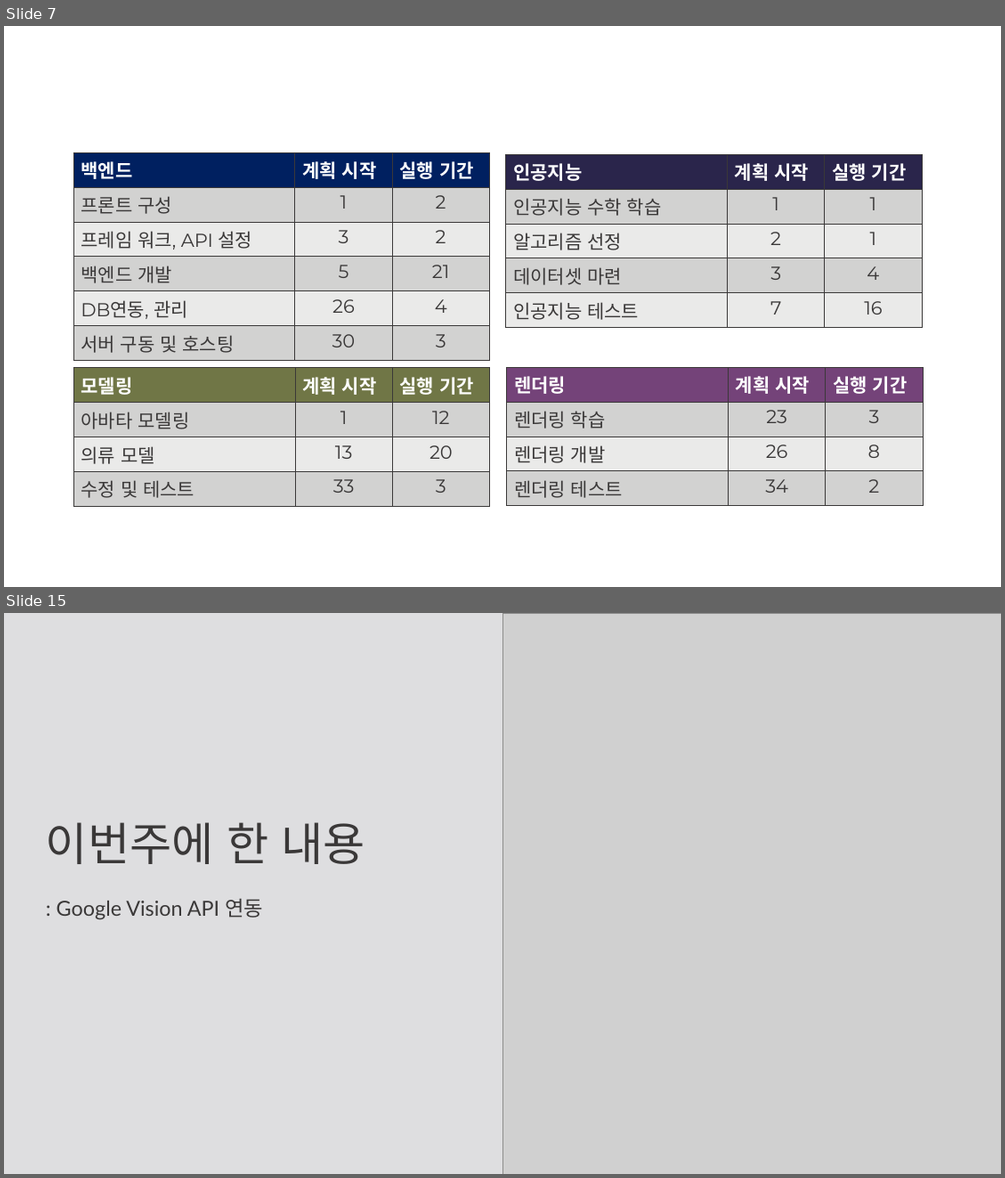
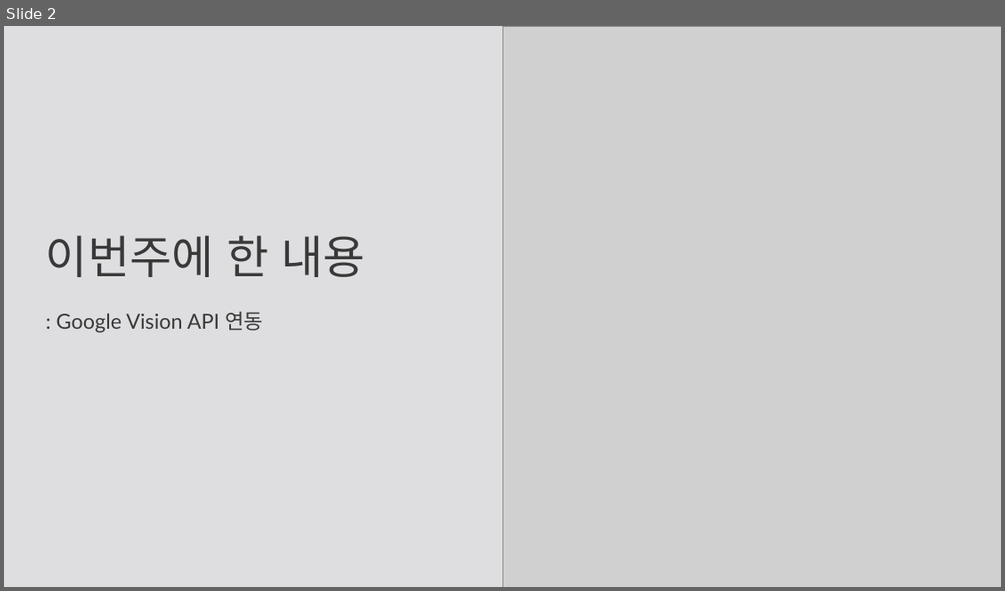
Before and after one commit to weaknessHero/Project_AvatarS, a slide deck: 발표자료/업데이트/LJJppt.pptx. Shown one above the other, each under a label of ours: slides 7 and 15 before the commit, slide 2 after it; the slides between them are not shown. The pictures are 1005x1178 and 1005x591 pixels, drawn with LibreOffice and Linux fonts; fonts in the diff are those of the drawing; grey boxes stand for pictures. Boxes give left, top, right and bottom in pixels: in the first picture for what was removed or moved away, otherwise in the second. Text is boxed around its words. In the diff, an @@ line names an element or a change of style, - is before the commit and + after.

```diff
--- a/발표자료/업데이트/LJJppt.pptx
+++ b/발표자료/업데이트/LJJppt.pptx
@@ slide 7 removed at <box>4,26,1001,587</box>, background #FFFFFF @@
@@ table removed at <box>73,152,489,356</box>, 6 rows, 3 columns @@
-백엔드 | 계획 시작 | 실행 기간
-프론트 구성 | 1 | 2
-프레임 워크, API 설정 | 3 | 2
-백엔드 개발 | 5 | 21
-DB연동, 관리 | 26 | 4
-서버 구동 및 호스팅 | 30 | 3
@@ table removed at <box>506,155,922,323</box>, 5 rows, 3 columns @@
-인공지능 | 계획 시작 | 실행 기간
-인공지능 수학 학습 | 1 | 1
-알고리즘 선정 | 2 | 1
-데이터셋 마련 | 3 | 4
-인공지능 테스트 | 7 | 16
@@ table removed at <box>73,368,489,501</box>, 4 rows, 3 columns @@
-모델링 | 계획 시작 | 실행 기간
-아바타 모델링 | 1 | 12
-의류 모델 | 13 | 20
-수정 및 테스트 | 33 | 3
@@ table removed at <box>507,367,922,501</box>, 4 rows, 3 columns @@
-렌더링 | 계획 시작 | 실행 기간
-렌더링 학습 | 23 | 3
-렌더링 개발 | 26 | 8
-렌더링 테스트 | 34 | 2
@@ what was slide 15 is now slide 2 @@
```
Also in this commit, not shown: 1 slide added, 18 other slides removed, 1 other file.
